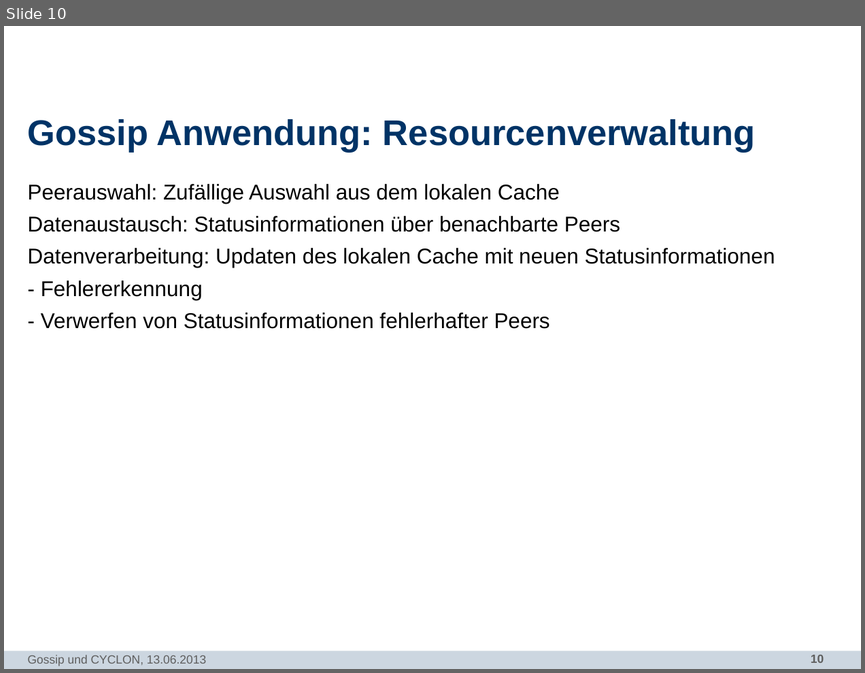
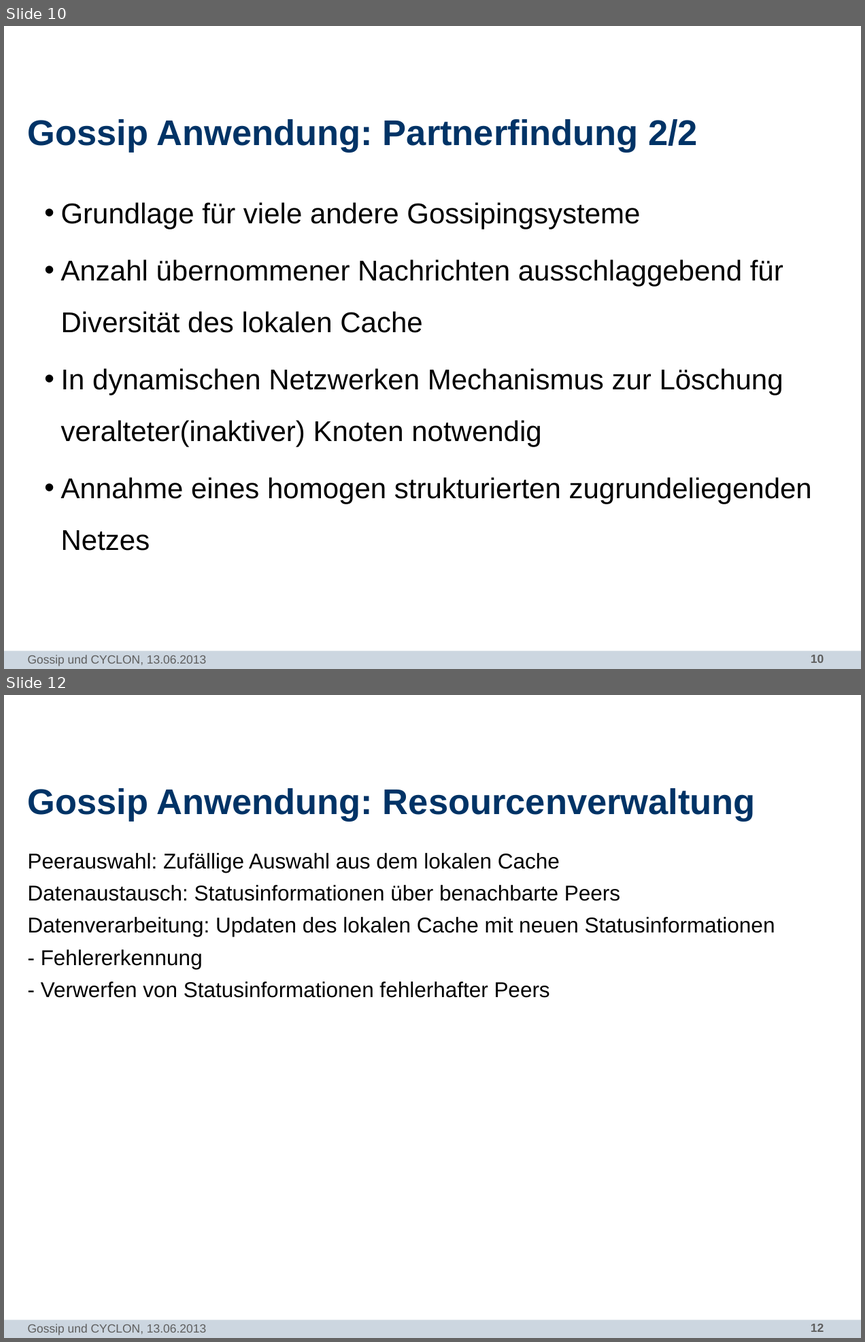
Before and after one commit to N8Fear/DistributedSystems, a slide deck: Vortrag/[MASTER] Präsentation.pptx. Shown one above the other, each under a label of ours: slide 10 before the commit, slides 10 and 12 after it; the slides between them are not shown. The pictures are 865x673 and 865x1342 pixels, drawn with LibreOffice and Linux fonts; fonts in the diff are those of the drawing; background and template pictures are left out. Boxes give left, top, right and bottom in pixels: in the first picture for what was removed or moved away, otherwise in the second. Text is boxed around its words. In the diff, an @@ line names an element or a change of style, - is before the commit and + after.

```diff
--- a/Vortrag/[MASTER] Präsentation.pptx
+++ b/Vortrag/[MASTER] Präsentation.pptx
@@ slide 10 added at (x1=4, y1=26, x2=861, y2=669), background #FFFFFF; not listed: 2 template elements that a slide beside it also shows @@
@@ title added at (x1=28, y1=119, x2=698, y2=152), 30 pt, text #003366, bold @@
+Gossip Anwendung: Partnerfindung 2/2
@@ text added at (x1=61, y1=202, x2=812, y2=550), 24 pt, text #000000 @@
+  • Grundlage für viele andere Gossipingsysteme
+  • Anzahl übernommener Nachrichten ausschlaggebend für Diversität des lokalen Cache
+  • In dynamischen Netzwerken Mechanismus zur Löschung veralteter(inaktiver) Knoten notwendig
+  • Annahme eines homogen strukturierten zugrundeliegenden Netzes
@@ text added at (x1=28, y1=654, x2=206, y2=666), 10 pt, text #5F5F5F @@
+Gossip und CYCLON, 13.06.2013
@@ what was slide 10 is now slide 12 @@
@@ page number at (x1=810, y1=1323, x2=823, y2=1331): text changed @@
-10
+12
```
Also in this commit, not shown: 6 slides changed, 11 other slides added, 5 other files.
